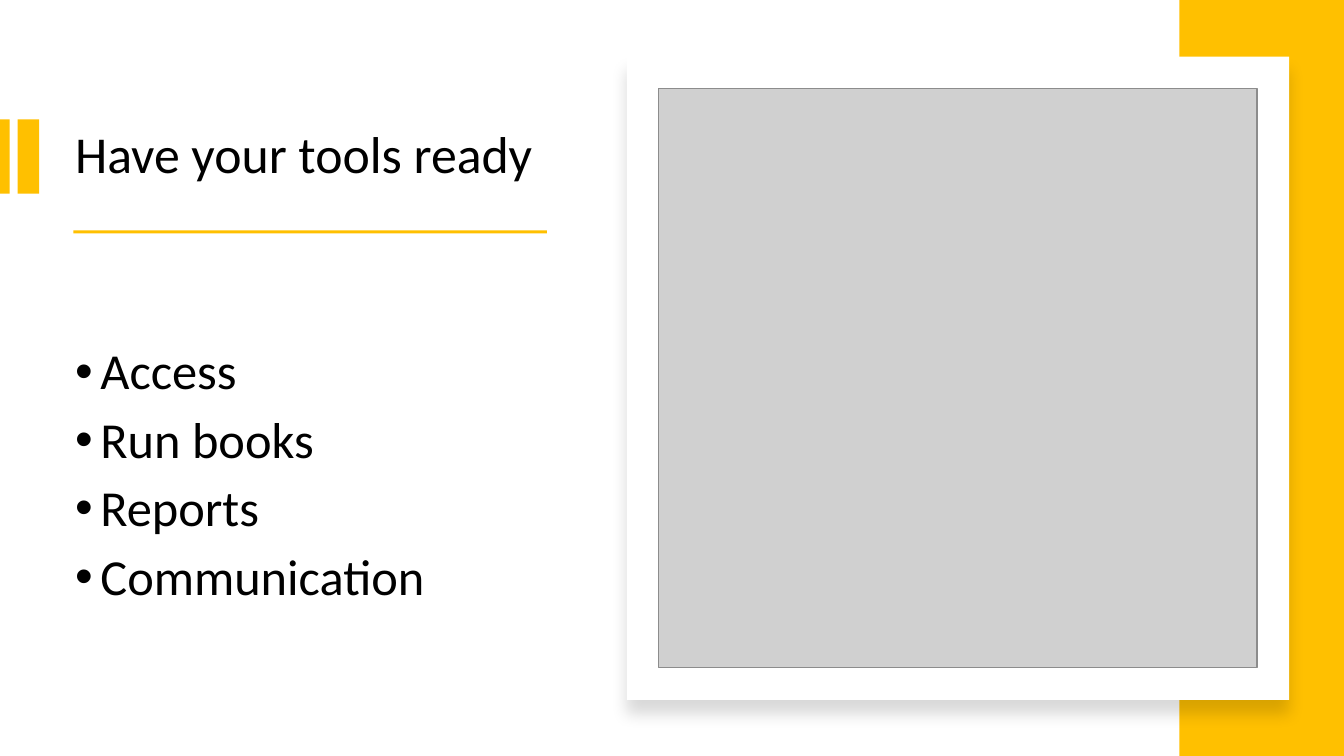
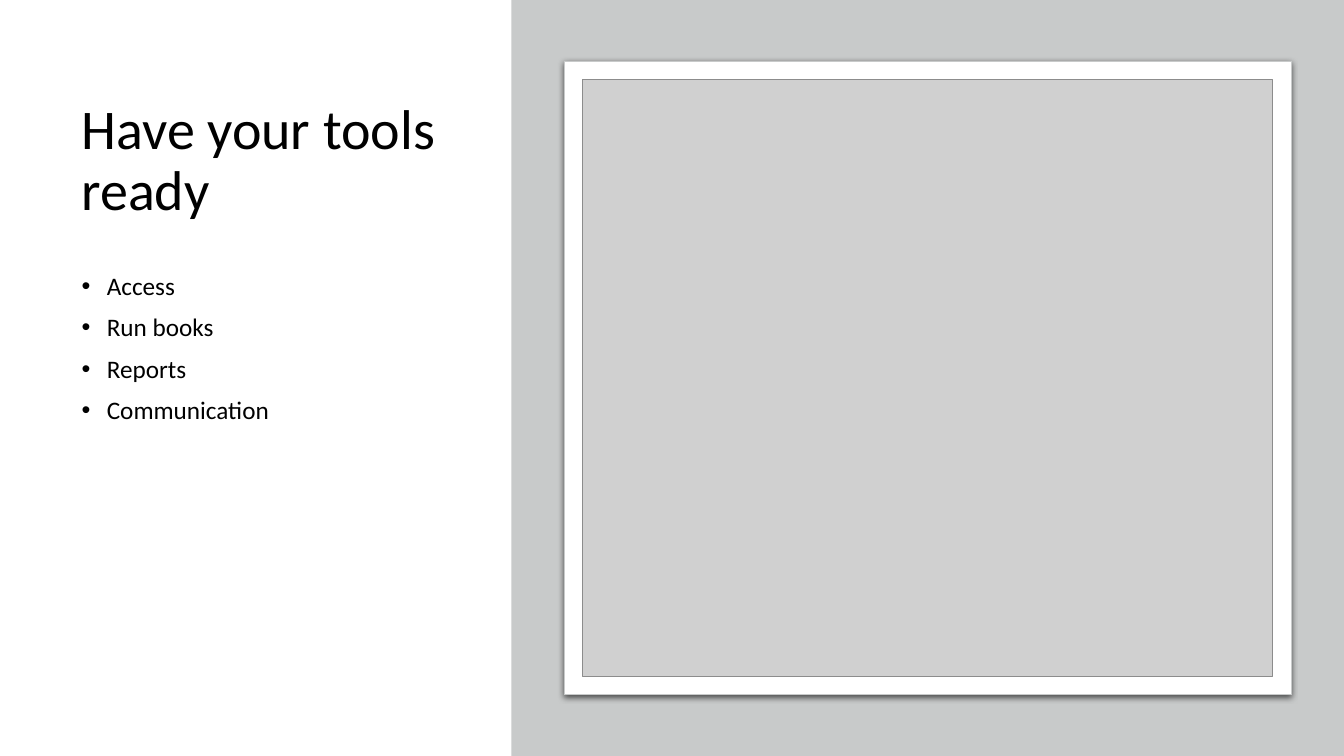
Before and after one commit to qbalsdon/qbalsdon.github.io, a slide deck: slide 6 of presentations/prod_support.pptx (slide 5 before the commit). Drawn at 1344x756 pixels with LibreOffice and Linux fonts; fonts in the diff are those of the drawing; grey boxes stand for pictures. Boxes give left, top, right and bottom in pixels: in the first picture for what was removed or moved away, otherwise in the second. Text is boxed around its words. In the diff, an @@ line names an element or a change of style, - is before the commit and + after.

```diff
--- a/presentations/prod_support.pptx
+++ b/presentations/prod_support.pptx
@@ rectangle: place and size @@
-rectangle at (627,56,1290,700)
+rectangle at (511,0,1344,756)
@@ rectangle at (511,0,1344,756): fill #FFFFFF to #C8CACA; shadow off @@
@@ rectangle removed at (1180,0,1344,756) @@
@@ title "Have your tools ready": place and size @@
-title "Have your tools ready" at (75,137,532,182)
+title "Have your tools ready" at (82,110,435,219)
@@ title "Have your tools ready" at (82,110,435,219): size 37 to 40 pt @@
@@ rounded rectangle added at (565,62,1292,695), fill #FFFFFF, outline #C8CACA 0.75 pt @@
@@ picture: place and size @@
-picture at (659,88,1257,667)
+picture at (583,80,1273,677)
@@ rectangle removed at (0,119,10,194) @@
@@ rectangle removed at (17,119,38,194) @@
@@ rectangle removed at (74,231,547,234) @@
@@ text "Access": place and size @@
-text "Access" at (100,356,424,596)
+text "Access" at (107,278,269,419)
@@ text "Access" at (107,278,269,419): size 36 to 18 pt; vertical alignment middle to top @@
```
Also in this commit, not shown: 1 other slide changed, 1 slide added, 28 other files.
